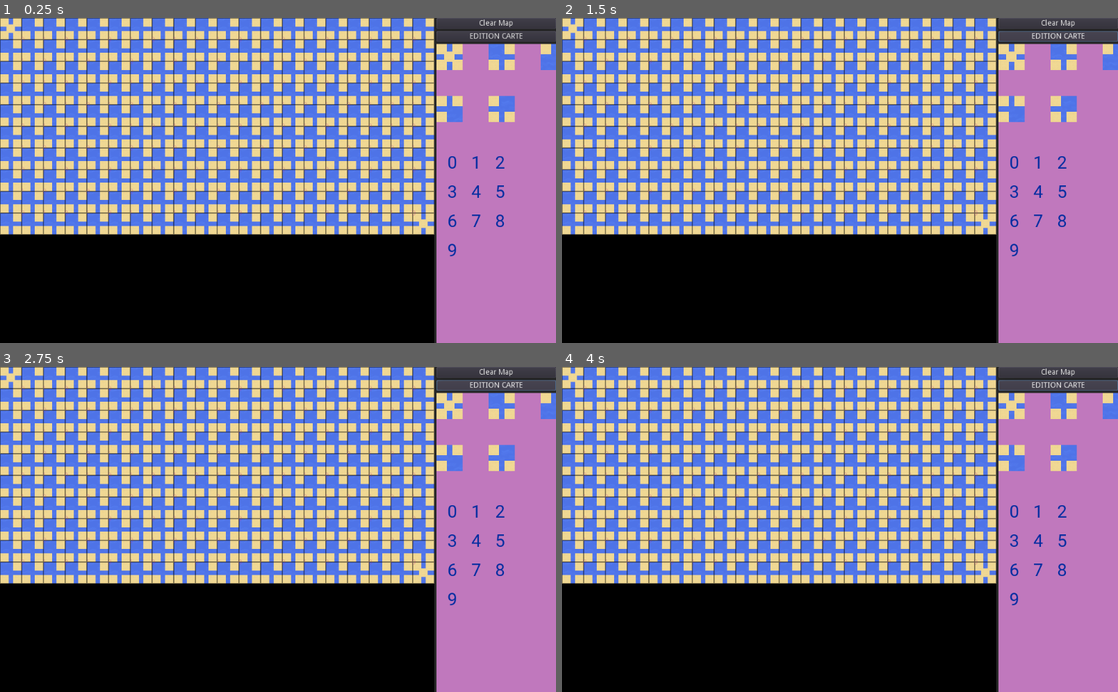
Above: before the commit, frames 1-4 (two rows, left to right).
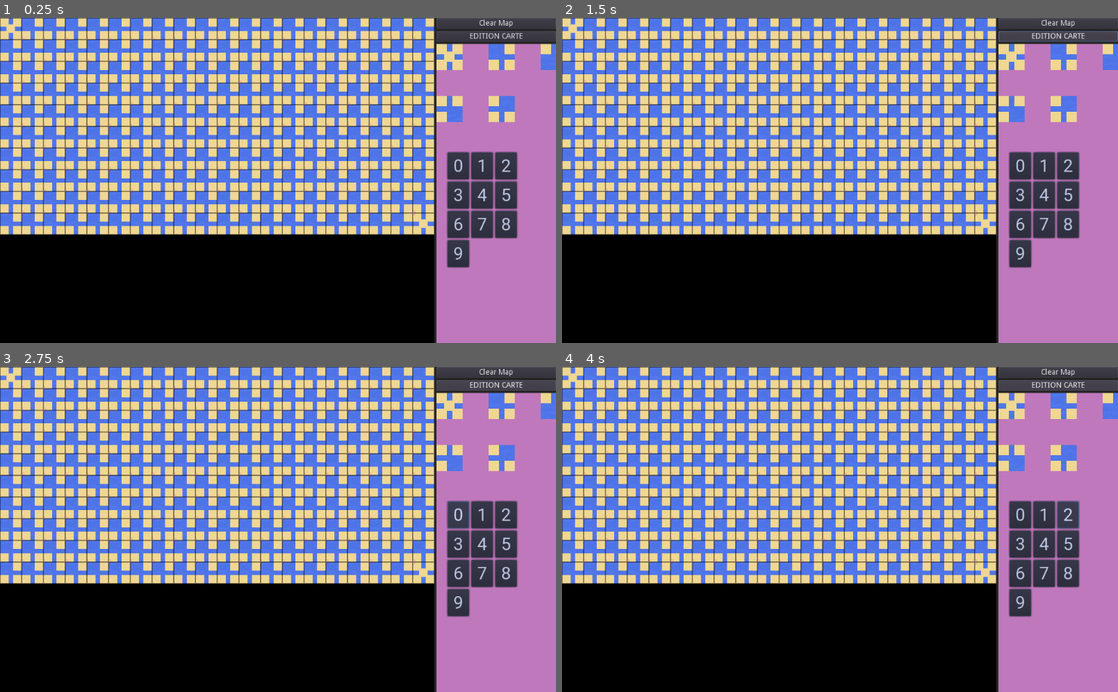
Above: after the commit, the same moments.

Repository: prologin/prologin2024
Game: Godot game, scene res://Scenes/MapEditor/MapEditor.tscn
Two runs of this game, one before a commit and one after it. Both use one fixed random seed, a clock stepped at 60 frames per second and the inputs below.
Inputs (mouse positions are in pixels of both pictures, inside the frame that each line leads up to):
- Up to frame 1 (0.25 s): no input
- Up to frame 2 (1.5 s): click "EDITION CARTE" at 0.5 s; click "EDITION POINTS" at 1.25 s
- Up to frame 3 (2.75 s): click (455, 516) at 2 s, where only the run after the commit has a clickable "0"
- Up to frame 4 (4 s): click (1045, 516) at 2.75 s, where only the run after the commit has a clickable "1"; click (1067, 516) at 3.5 s, where only the run after the commit has a clickable "2"

The runs differ from the first frame. In frame 1, 3.8% of the frame differs, in the area x 80-94%, y 41-77%; in frame 2, 3.8%; in frame 3, 3.8%, in the area x 78-100%, y 4-77%; in frame 4, 3.8%.

Commit message:
front(editor): Point selector logic

Diff:
--- a/gui/godot/Scenes/MapEditor/MapEditor.tscn
+++ b/gui/godot/Scenes/MapEditor/MapEditor.tscn
@@ -87,15 +87,14 @@
 margin_bottom = 319.0
 columns = 3
 
-[node name="PointsSelectorSample" type="Label" parent="HBoxContainer/Selector/VBoxContainer/ViewportContainer/Viewport"]
+[node name="PointsSelectorSample" type="Button" parent="HBoxContainer/Selector/VBoxContainer/ViewportContainer/Viewport"]
 visible = false
-modulate = Color( 0, 0.172549, 0.631373, 1 )
+modulate = Color( 0.835294, 0.882353, 1, 1 )
 margin_top = 200.0
 margin_right = 8.0
 margin_bottom = 231.0
 custom_fonts/font = ExtResource( 5 )
-text = "0
-"
+text = "0"
 
 [connection signal="bg_drag" from="HBoxContainer/ViewportContainer/Viewport/Viewer" to="." method="_on_Viewer_bg_drag"]
 [connection signal="bg_left_click" from="HBoxContainer/ViewportContainer/Viewport/Viewer" to="." method="_on_Viewer_bg_left_click"]
--- a/gui/godot/Scripts/Scenes/MapEditor/MapEditor.gd
+++ b/gui/godot/Scripts/Scenes/MapEditor/MapEditor.gd
@@ -3,9 +3,10 @@
 onready var viewer : Viewer = $HBoxContainer/ViewportContainer/Viewport/Viewer
 onready var editor_mode_toggle : Button = $HBoxContainer/Selector/VBoxContainer/EditorModeToggle
 onready var points_selector = $HBoxContainer/Selector/VBoxContainer/ViewportContainer/Viewport/PointsSelector
-onready var points_selector_sample = $HBoxContainer/Selector/VBoxContainer/ViewportContainer/Viewport/PointsSelectorSample
+onready var points_selector_sample : Button = $HBoxContainer/Selector/VBoxContainer/ViewportContainer/Viewport/PointsSelectorSample
 
 var bg_selection = null
+var points_selection = 0
 var is_points_editor_mode = false
 
 
@@ -26,6 +27,11 @@
 		viewer.set_alpha(1, alpha_disabled)
 
 
+func on_point_selected(i):
+	points_selection = i
+	print('points_selection: ', i)
+
+
 func update_selector():
 	for i in range(10):
 		var node = points_selector_sample.duplicate()
@@ -33,6 +39,7 @@
 		node.visible = true
 		node.rect_min_size = Vector2(40, 50)
 		points_selector.add_child(node)
+		node.connect("pressed", self, "on_point_selected", [i])
 
 
 # --- Click ---
@@ -52,7 +59,7 @@
 
 func _on_EditorModeToggle_pressed():
 	is_points_editor_mode = not is_points_editor_mode
-	print(is_points_editor_mode)
+	print('points_edition_mode: ', is_points_editor_mode)
 	update_editor_mode()
 
 
